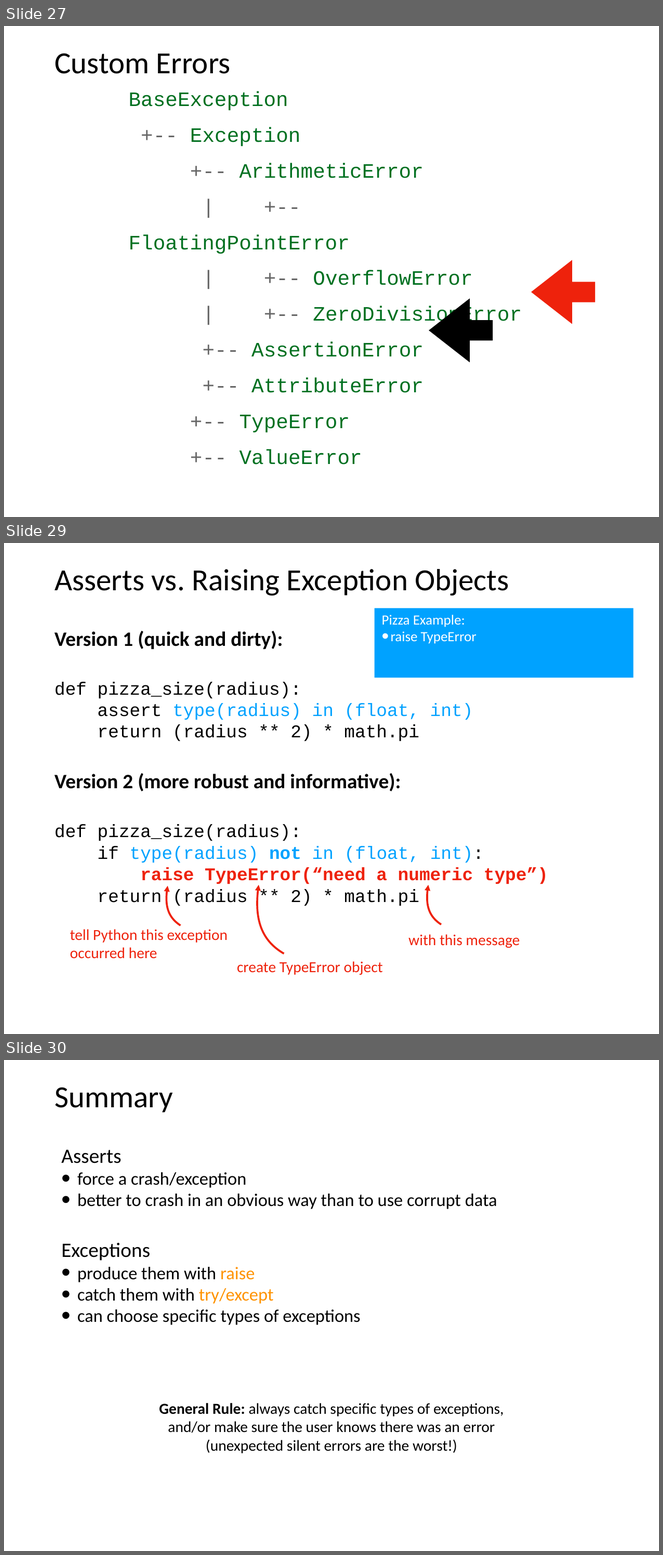
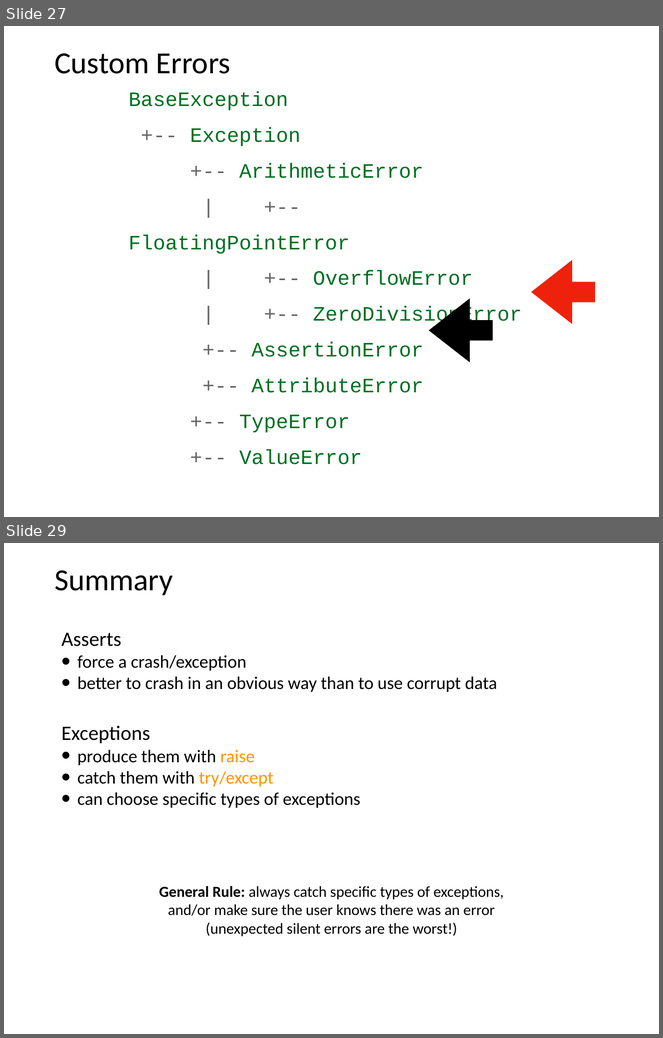
Before and after one commit to rogersjeffreyl/caraza-harter-com, a slide deck: tyler/meena/cs220/s20/materials/lec_26_S20.ppt. Shown one above the other, each under a label of ours: slides 27, 29 and 30 before the commit, slides 27 and 29 after it; the slides between them are not shown. The pictures are 663x1555 and 663x1038 pixels, drawn with LibreOffice and Linux fonts; fonts in the diff are those of the drawing. Boxes give left, top, right and bottom in pixels: in the first picture for what was removed or moved away, otherwise in the second. Text is boxed around its words. In the diff, an @@ line names an element or a change of style, - is before the commit and + after.

Commit message:
CS 220 Lecture 26 Error Handling

```diff
--- a/tyler/meena/cs220/s20/materials/lec_26_S20.ppt
+++ b/tyler/meena/cs220/s20/materials/lec_26_S20.ppt
@@ slide 29 removed at (x1=4, y1=543, x2=659, y2=1034), background #FFFFFF @@
@@ title removed at (x1=54, y1=569, x2=509, y2=596) @@
-Asserts vs. Raising Exception Objects
@@ rectangle removed at (x1=374, y1=608, x2=633, y2=678) @@
-Pizza Example:
-• raise TypeError
@@ text removed at (x1=54, y1=631, x2=548, y2=906) @@
-Version 1 (quick and dirty):
-        def pizza_size(radius):
-        assert type(radius) in (float, int)
-        return (radius ** 2) * math.pi
-Version 2 (more robust and informative):
-        def pizza_size(radius):
-        if type(radius) not in (float, int):
-        raise TypeError(“need a numeric type”)
-        return (radius ** 2) * math.pi
@@ freeform shape removed at (x1=257, y1=885, x2=284, y2=954) @@
@@ freeform shape removed at (x1=427, y1=885, x2=441, y2=925) @@
@@ freeform shape removed at (x1=167, y1=886, x2=180, y2=926) @@
@@ text removed at (x1=70, y1=929, x2=228, y2=959) @@
-tell Python this exception
-occurred here
@@ text removed at (x1=409, y1=935, x2=520, y2=948) @@
-with this message
@@ text removed at (x1=237, y1=962, x2=383, y2=975) @@
-create TypeError object
@@ what was slide 30 is now slide 29 @@
```
Also in this commit, not shown: 3 slides changed, 4 other files.
